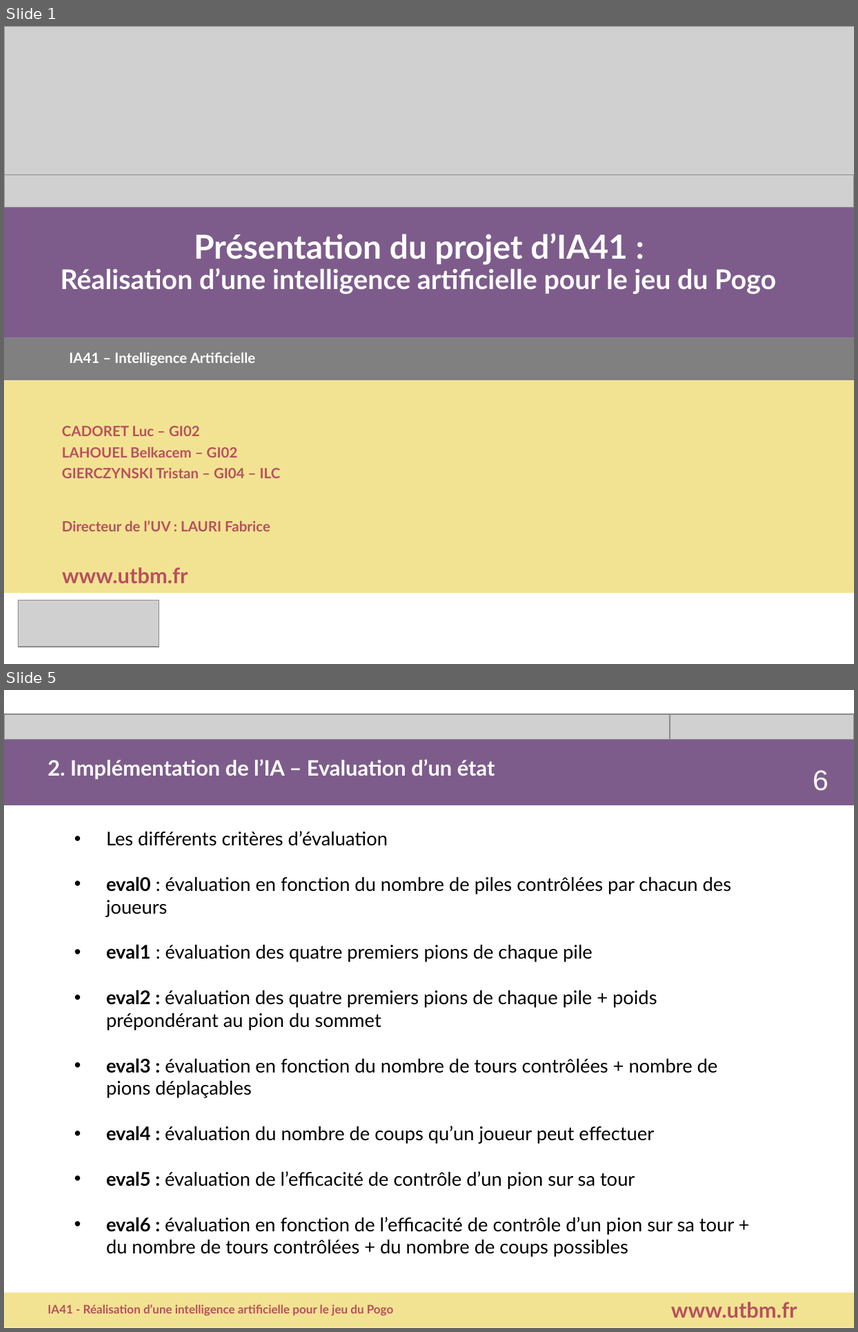
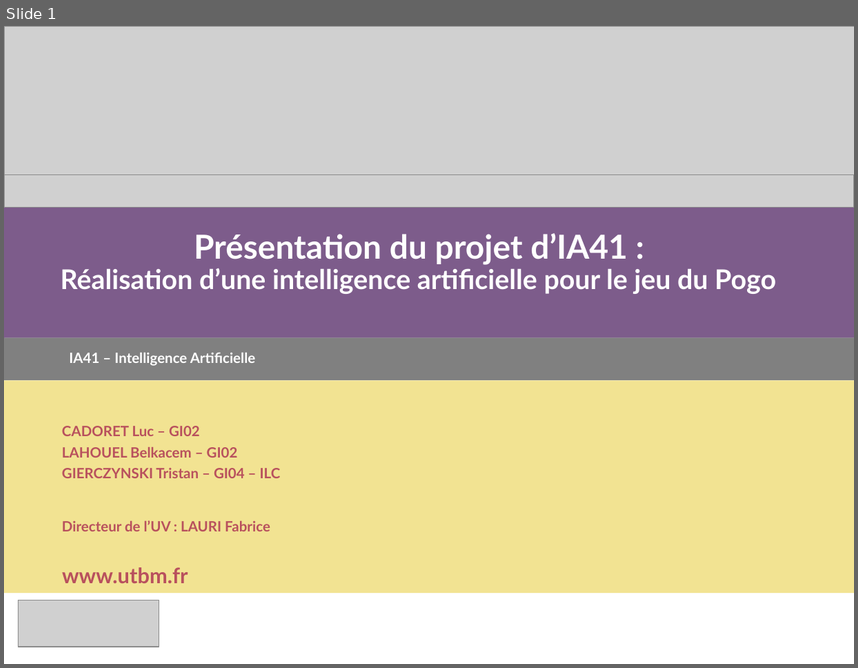
Before and after one commit to belkacemlahouel/IA41_Pogo, a slide deck: Presentation.ppt. Shown one above the other, each under a label of ours: slides 1 and 5 before the commit, slide 1 after it; the slides between them are not shown. The pictures are 858x1332 and 858x668 pixels, drawn with LibreOffice and Linux fonts; fonts in the diff are those of the drawing; grey boxes stand for pictures. Boxes give left, top, right and bottom in pixels: in the first picture for what was removed or moved away, otherwise in the second. Text is boxed around its words. In the diff, an @@ line names an element or a change of style, - is before the commit and + after.

Commit message:
Modification du ppt (pour coller au plan choisi)

```diff
--- a/Presentation.ppt
+++ b/Presentation.ppt
@@ slide 5 removed at box(4, 690, 854, 1328), background #FFFFFF @@
@@ picture removed at box(4, 713, 670, 739) @@
@@ picture removed at box(188, 713, 854, 739) @@
@@ rectangle removed at box(4, 734, 854, 805) @@
@@ text removed at box(47, 759, 495, 779) @@
-2. Implémentation de l’IA – Evaluation d’un état
@@ text removed at box(813, 770, 829, 791) @@
-6
@@ text removed at box(106, 831, 734, 1256) @@
-• Les différents critères d’évaluation
-• eval0 : évaluation en fonction du nombre de piles contrôlées par chacun des joueurs
-• eval1 : évaluation des quatre premiers pions de chaque pile
-• eval2 : évaluation des quatre premiers pions de chaque pile + poids prépondérant au pion du sommet
-• eval3 : évaluation en fonction du nombre de tours contrôlées + nombre de pions déplaçables
-• eval4 : évaluation du nombre de coups qu’un joueur peut effectuer
-• eval5 : évaluation de l’efficacité de contrôle d’un pion sur sa tour
-• eval6 : évaluation en fonction de l’efficacité de contrôle d’un pion sur sa tour + du nombre de tours contrôlées + du nombre de coups possibles
@@ rectangle removed at box(4, 1292, 854, 1327) @@
@@ text removed at box(47, 1304, 394, 1315) @@
-IA41 - Réalisation d’une intelligence artificielle pour le jeu du Pogo
@@ text removed at box(671, 1301, 797, 1317) @@
-www.utbm.fr
```
Also in this commit, not shown: 7 slides changed.
